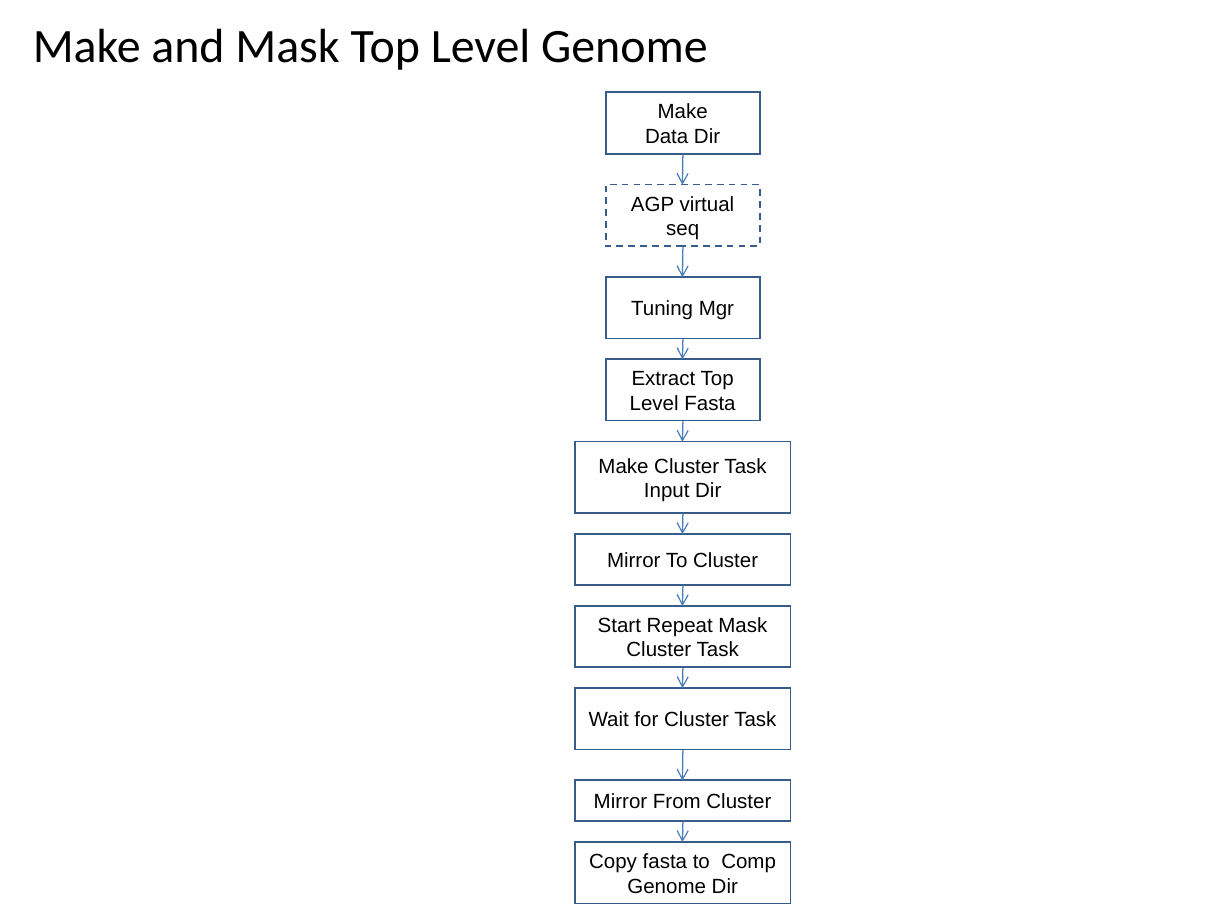
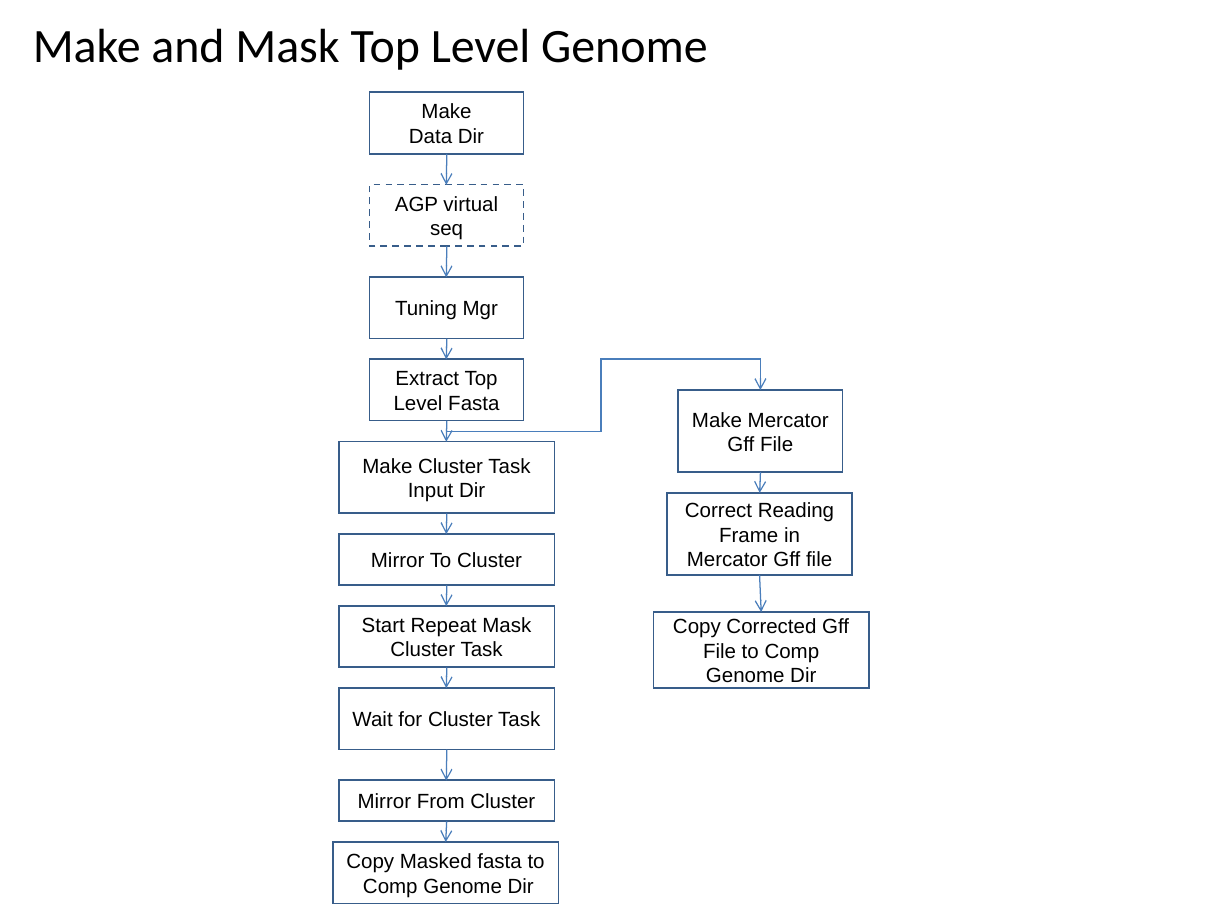
Before and after one commit to VEuPathDB/ApiCommonWorkflow, a slide deck: slide 6 of Main/doc/IntegratedWorkflow.ppt. Drawn at 1232x924 pixels with LibreOffice and Linux fonts; fonts in the diff are those of the drawing. Boxes give left, top, right and bottom in pixels: in the first picture for what was removed or moved away, otherwise in the second. Text is boxed around its words. In the diff, an @@ line names an element or a change of style, - is before the commit and + after.

Commit message:
move organism-specific workflow to root subgraph adjust mercator steps

```diff
--- a/Main/doc/IntegratedWorkflow.ppt
+++ b/Main/doc/IntegratedWorkflow.ppt
@@ elbow arrow added from (446, 420) to (760, 391), #4A7EBB 0.74 pt @@
@@ rectangle added at [679, 391, 843, 473], fill #FFFFFF, outline #385D8A 0.99 pt, 12 pt, text #000000 @@
+Make Mercator Gff File
@@ arrow moved from (683, 514) - (683, 535) to (760, 472) - (760, 493) @@
@@ rectangle added at [668, 493, 853, 575], outline #385D8A 0.99 pt, 12 pt, text #000000 @@
+Correct Reading Frame in Mercator Gff file
@@ arrow added from (447, 514) to (446, 535), #4A7EBB 0.74 pt @@
@@ arrow added from (447, 585) to (446, 606), #4A7EBB 0.74 pt @@
@@ arrow moved from (683, 585) - (683, 606) to (760, 575) - (761, 612) @@
@@ rectangle added at [653, 612, 869, 689], outline #385D8A 0.99 pt, 12 pt, text #000000 @@
+Copy Corrected Gff File to Comp Genome Dir
@@ 9 rectangles, 7 arrows: place and size @@
-9 rectangles, 7 arrows at [575, 92, 791, 843]
+9 rectangles, 7 arrows at [339, 92, 554, 841]
@@ rectangle "Copy Masked fasta to Comp ...": place and size @@
-rectangle "Copy Masked fasta to Comp ..." at [575, 841, 791, 903]
+rectangle "Copy Masked fasta to Comp ..." at [333, 841, 558, 903]
@@ text in rectangle at [346, 853, 545, 898]: text changed @@
-Copy fasta to Comp Genome Dir
+Copy Masked fasta to Comp Genome Dir
```
Also in this commit, not shown: 7 other slides changed.
